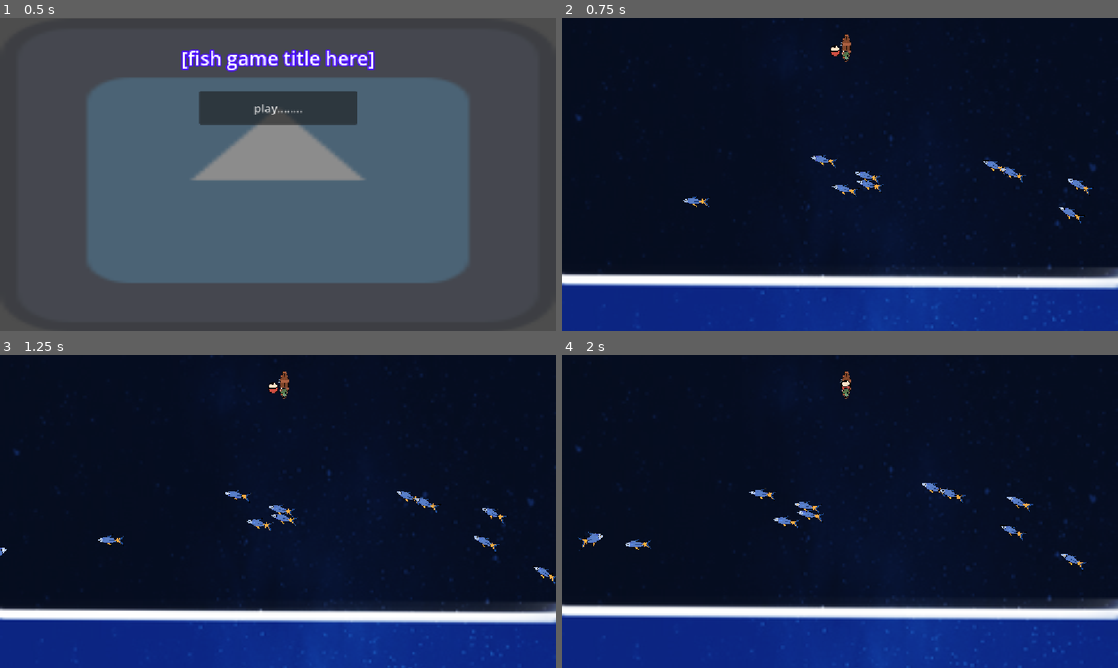
Above: before the commit, frames 1-4 (two rows, left to right).
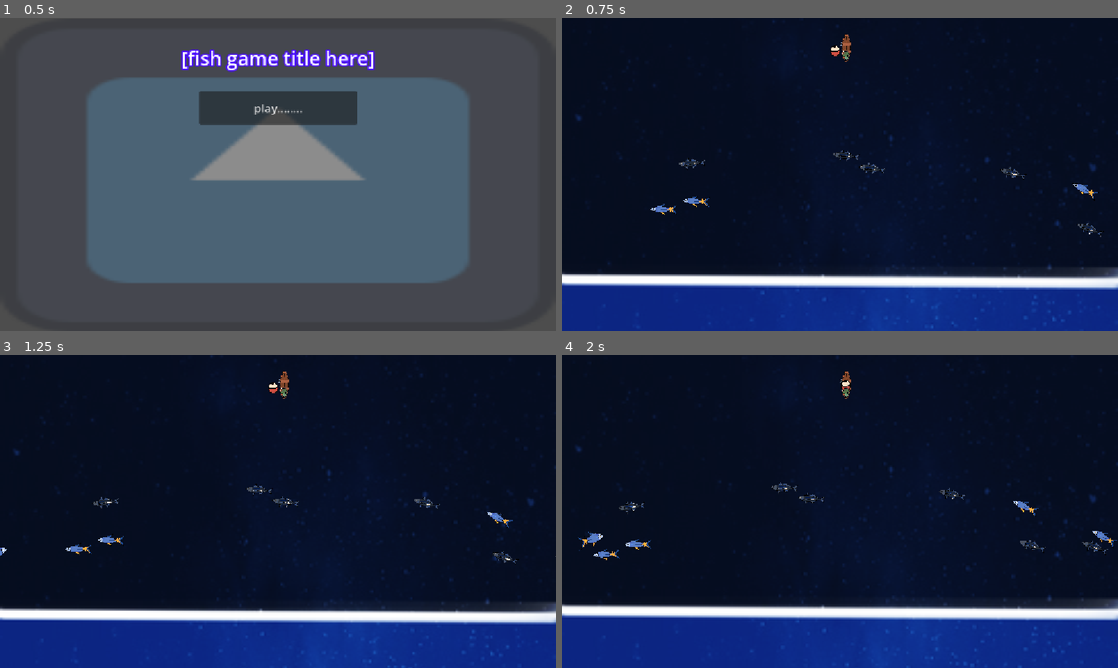
Above: after the commit, the same moments.

Repository: Logabe/fiiiiih
Game: Godot game, scene res://main_menu.tscn
Two runs of this game, one before a commit and one after it. Both use one fixed random seed, a clock stepped at 60 frames per second and the inputs below. The engine's default icon, where the game draws it, is replaced by a stand-in: a white triangle on a blue panel in a dark square.
Inputs (mouse positions are in pixels of both pictures, inside the frame that each line leads up to):
- Up to frame 1 (0.5 s): no input
- Up to frame 2 (0.75 s): click "play........" at 0.5 s
- Up to frame 3 (1.25 s): no input
- Up to frame 4 (2 s): tap Enter at 1.25 s; move the mouse to (962, 495) at 1.27 s; press the mouse at (962, 495) at 1.28 s; hold Right from 1.28 s (still down)

Frame 1 is identical in both runs. In frame 2, 1.0% of the frame differs, in the area x 15-98%, y 42-70%; in frame 3, 1.1%; in frame 4, 1.3%, in the area x 5-100%, y 40-70%.

Commit message:
game is working (true)

Diff:
--- a/boat.gd
+++ b/boat.gd
@@ -49,7 +49,7 @@
 func _on_game_won():
 	var scene = preload("res://pop-up ui.tscn").instantiate()
 	add_sibling(scene)
-	await scene.visibility_changed
+	await scene.done
 	close_game()
 
 func close_game():
--- a/constellation/npc_fish.gd
+++ b/constellation/npc_fish.gd
@@ -1,6 +1,6 @@
 extends PathFollow2D
 
-var speed = 100
+@export var speed = 100
 
 # Called when the node enters the scene tree for the first time.
 func _ready() -> void:
--- a/pop-up ui.tscn
+++ b/pop-up ui.tscn
@@ -2,7 +2,6 @@
 
 [ext_resource type="Script" uid="uid://bmvhe1umstb2q" path="res://pop_up_ui.gd" id="1_li60o"]
 [ext_resource type="Texture2D" uid="uid://cayl64xhg1u5l" path="res://assets/planet cards/1neptune.png" id="2_li60o"]
-[ext_resource type="Script" uid="uid://bdpnsqugnfqnl" path="res://color_rect.gd" id="3_li60o"]
 
 [sub_resource type="Animation" id="Animation_6lfyy"]
 length = 0.36666667
@@ -58,12 +57,14 @@
 &"large-lore": SubResource("Animation_eqmmp")
 }
 
-[node name="PopUpUi" type="Node2D" unique_id=465276927]
+[node name="PopUpUi" type="Node2D" unique_id=465276927 node_paths=PackedStringArray("flip", "info_card")]
 process_mode = 3
 z_index = 20
 script = ExtResource("1_li60o")
+flip = NodePath("ColorRect/flip")
+info_card = NodePath("ColorRect")
 
-[node name="ColorRect" type="TextureRect" parent="." unique_id=1978852124 node_paths=PackedStringArray("flip", "info_card")]
+[node name="ColorRect" type="TextureRect" parent="." unique_id=1978852124]
 offset_left = 449.0
 offset_top = 59.0
 offset_right = 768.79004
@@ -71,9 +72,6 @@
 pivot_offset_ratio = Vector2(0.5, 0.5)
 offset_transform_enabled = true
 texture = ExtResource("2_li60o")
-script = ExtResource("3_li60o")
-flip = NodePath("flip")
-info_card = NodePath(".")
 
 [node name="flip" type="AnimationPlayer" parent="ColorRect" unique_id=921213544]
 libraries/ = SubResource("AnimationLibrary_eqmmp")
--- a/pop_up_ui.gd
+++ b/pop_up_ui.gd
@@ -1,11 +1,26 @@
 extends Node2D
-
+@export var flip: AnimationPlayer
+@export var info_card: TextureRect
+var fliped = true
+var flipedtwo = true
+signal done
 
 # Called when the node enters the scene tree for the first time.
 func _ready() -> void:
-	pass # Replace with function body.
-
+	pass
 
 # Called every frame. 'delta' is the elapsed time since the previous frame.
 func _process(_delta: float) -> void:
-	pass
+	if Input.is_action_just_pressed("left_click"):
+		if fliped == true: #flips to constlations
+			flip.play("flip")
+			info_card.texture = load("res://assets/planet cards/4jupiter.png")
+			fliped = false
+		elif fliped == false: #flips to lore
+			flip.play("large-lore")
+			info_card.texture = load("res://assets/planet cards/5mars.png")
+			flipedtwo = false
+			fliped = null
+		elif flipedtwo == false: #makes everything dissapear
+			info_card.visible = false
+			done.emit()
--- a/spawner.gd
+++ b/spawner.gd
@@ -1,6 +1,8 @@
 extends Path2D
 
 const OFFSET_RANGE = 500
+const TEXTURES= ["res://assets/default fish.webp", "res://assets/default fish number two.webp"]
+
 # Called when the node enters the scene tree for the first time.
 func _ready() -> void:
 	var prefab = preload("res://constellation/npc fish.tscn")
@@ -8,6 +10,8 @@
 	if randf() > 0.5: mult = -1
 	for i in 10:
 		var node = prefab.instantiate()
+		node.get_node("Area2D/CollisionShape2D/Sprite2D").texture = load(TEXTURES[randi_range(0, 1)])
+
 		node.speed *= mult
 		node.get_child(0).position.y = randf_range(-OFFSET_RANGE, OFFSET_RANGE)
 		add_child(node)
Binary file changed: assets/default fish number two.webp
